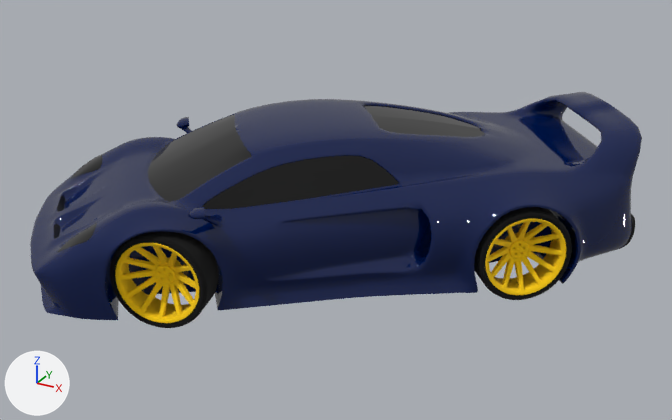
Renders of the glTF model location_based/assets/dorifto2.gltf from each side of a commit.
The view is the same before and after, from a 50 mm lens placed at (3.2, -1.86, 3.21), pointed at (0.11, 3.76, 0.4). The lights are fixed; the arrows at lower left show +X, +Y and +Z. Where no turn or scale is listed for an object, it has been applied to the vertices.

The scene before the commit, as lines of its bpy script (objects in view):
```python
ob_amatsi_wheel_001 = bpy.data.objects.new('amatsi_wheel.001', me_amatsi_wheel_001)
ob_amatsi_wheel_001.location = (1.502, 3.883, 0.337)
ob_amatsi_wheel_002 = bpy.data.objects.new('amatsi_wheel.002', me_amatsi_wheel_002)
ob_amatsi_wheel_002.location = (-0.431, 2.389, 0.337)
ob_windows = bpy.data.objects.new('Windows', me_plane_006)
ob_windows.location = (0.0, 3.767, 0.0)
```
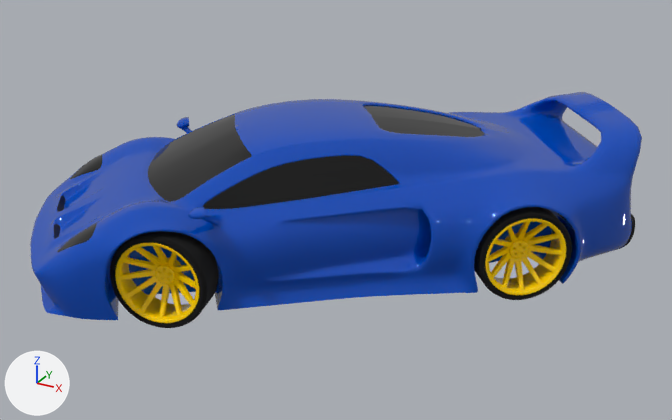
Pixel boxes (x1, y1, x2, y2) of what changed, in the pictures (672 x 420 px):
'Windows', recoloured
    both: (30, 92, 642, 320)

Diff of the bpy script that builds the scene:
```diff
--- a/location_based/assets/dorifto2.gltf.py
+++ b/location_based/assets/dorifto2.gltf.py
@@ mat_material_018 @@
 mat_material_018 = principled_material('Material.018')
-mat_material_018.base_color = (0.0, 0.00833, 0.07)  # dark blue #00174b
+mat_material_018.base_color = (0.0, 0.0658, 0.467)  # blue #0049b6
 mat_material_018.roughness = 0.0
```
